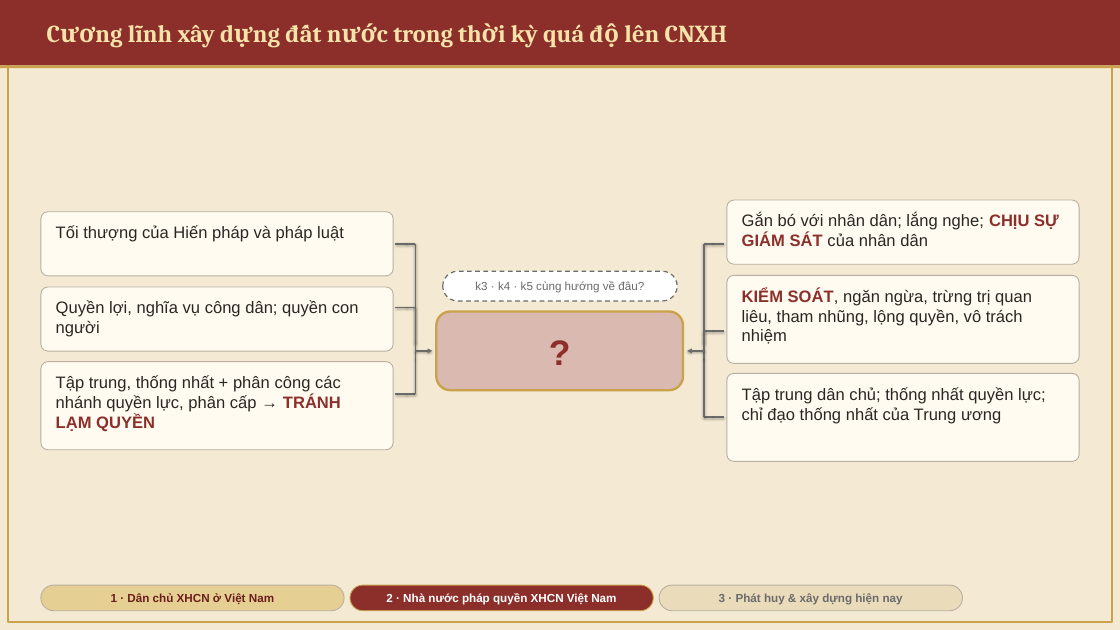
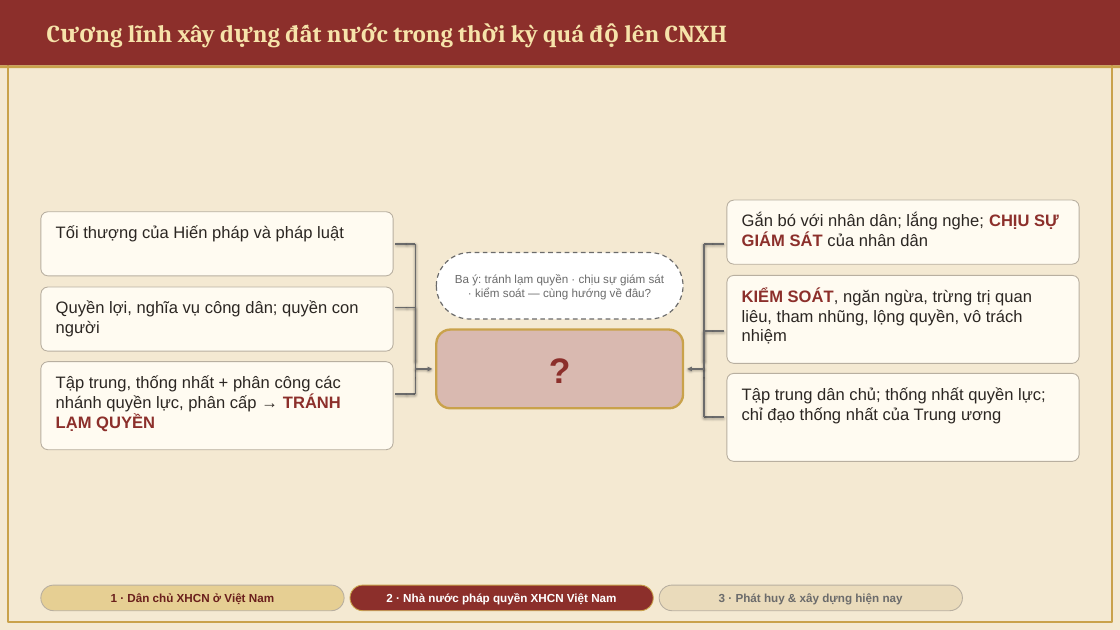
Before and after one commit to DatHoQuoc/mln122, a slide deck: slide 14 of mln133/MLN131_Chuong4_MucIII.pptx. Drawn at 1120x630 pixels with LibreOffice and Linux fonts; fonts in the diff are those of the drawing. Boxes give left, top, right and bottom in pixels: in the first picture for what was removed or moved away, otherwise in the second. Text is boxed around its words. In the diff, an @@ line names an element or a change of style, - is before the commit and + after.

```diff
--- a/mln133/MLN131_Chuong4_MucIII.pptx
+++ b/mln133/MLN131_Chuong4_MucIII.pptx
@@ rounded rectangle "Ba ý: tránh lạm quyền ...": place and size @@
-rounded rectangle "Ba ý: tránh lạm quyền ..." at (443, 271, 678, 301)
+rounded rectangle "Ba ý: tránh lạm quyền ..." at (436, 253, 683, 319)
@@ text in rounded rectangle at (455, 274, 665, 300): text changed @@
-k3 · k4 · k5 cùng hướng về đâu?
+Ba ý: tránh lạm quyền · chịu sự giám sát · kiểm soát — cùng hướng về đâu?
@@ 4 lines, 2 arrows, 1 rounded rectangle: place and size @@
-4 lines, 2 arrows, 1 rounded rectangle at (416, 311, 704, 390)
+4 lines, 2 arrows, 1 rounded rectangle at (416, 330, 704, 409)
@@ line moved from (416, 394) - (416, 359) to (416, 394) - (416, 377) @@
@@ line moved from (704, 417) - (704, 359) to (704, 417) - (704, 377) @@
```
Also in this commit, not shown: 1 other file.
